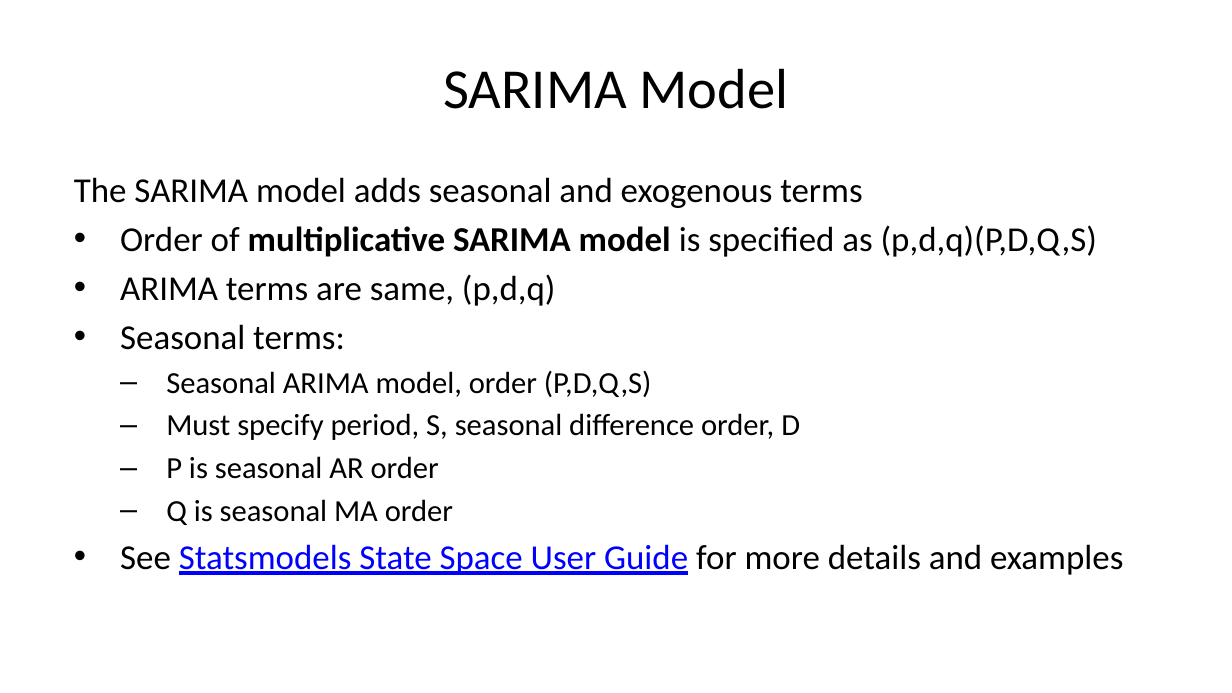
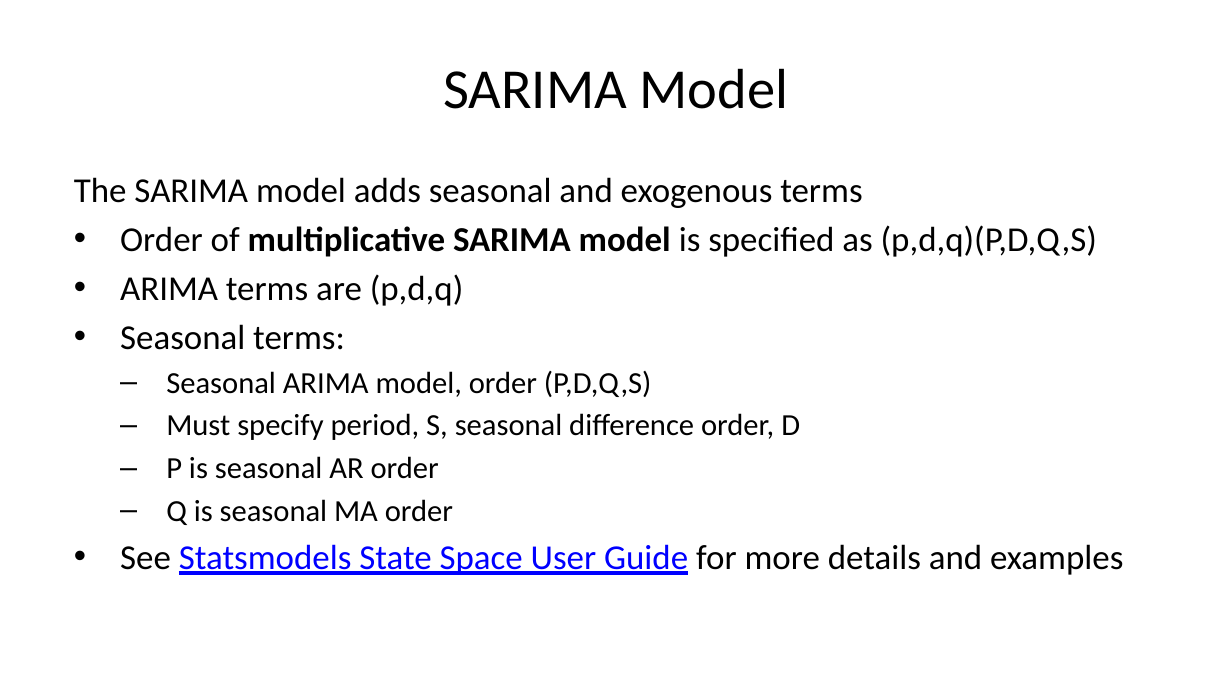
Before and after one commit to StephenElston/CSCI-E-83, a slide deck: slide 37 of LectureSlides/13_BasicTimeSeriesModels.pptx. Drawn at 1232x693 pixels with LibreOffice and Linux fonts; fonts in the diff are those of the drawing. Boxes give left, top, right and bottom in pixels: in the first picture for what was removed or moved away, otherwise in the second. Text is boxed around its words. In the diff, an @@ line names an element or a change of style, - is before the commit and + after.

```diff
--- a/LectureSlides/13_BasicTimeSeriesModels.pptx
+++ b/LectureSlides/13_BasicTimeSeriesModels.pptx
@@ text at bbox=[120, 274, 464, 306]: text changed @@
-• ARIMA terms are same, (p,d,q)
+• ARIMA terms are (p,d,q)
```
Also in this commit, not shown: 2 other slides changed.
